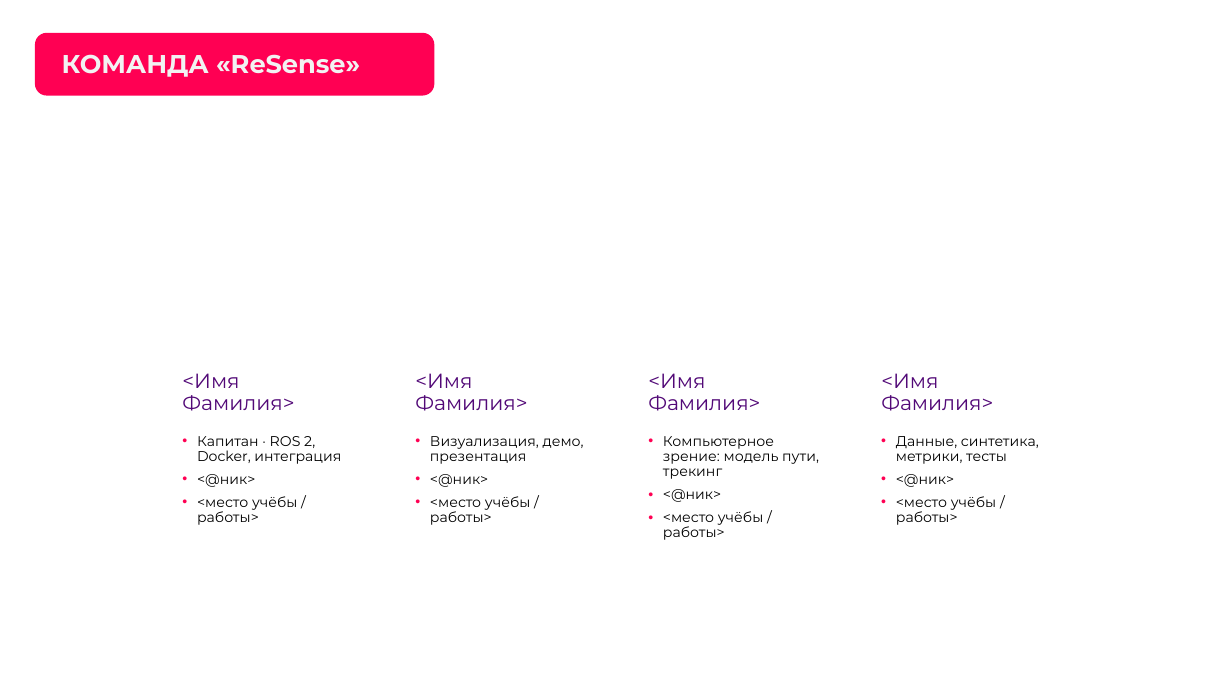
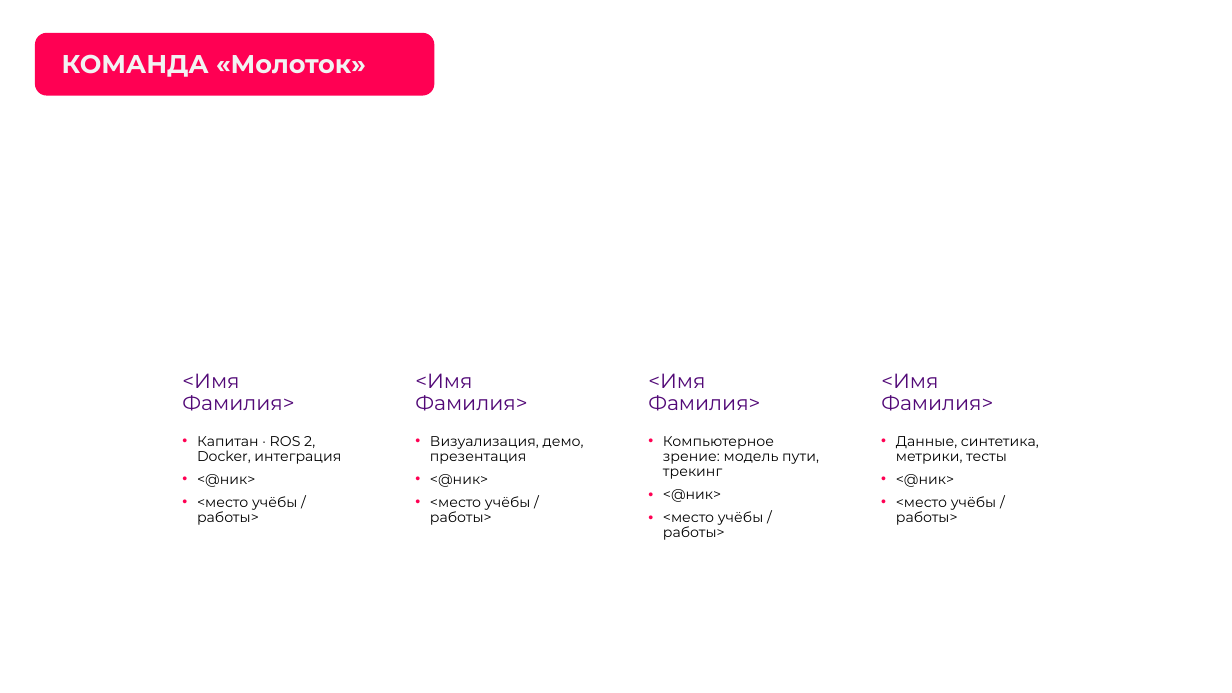
Before and after one commit to pmixay/ReSense, a slide deck: slide 3 of docs/presentation/ReSense_LCT2026.pptx. Drawn at 1232x693 pixels with LibreOffice and Linux fonts; fonts in the diff are those of the drawing; background and template pictures are left out. Boxes give left, top, right and bottom in pixels: in the first picture for what was removed or moved away, otherwise in the second. Text is boxed around its words. In the diff, an @@ line names an element or a change of style, - is before the commit and + after.

```diff
--- a/docs/presentation/ReSense_LCT2026.pptx
+++ b/docs/presentation/ReSense_LCT2026.pptx
@@ title at bbox=[62, 54, 366, 77]: text changed @@
-КОМАНДА «ReSense»
+КОМАНДА «Молоток»
```
Also in this commit, not shown: 2 other slides changed, 6 other files.
